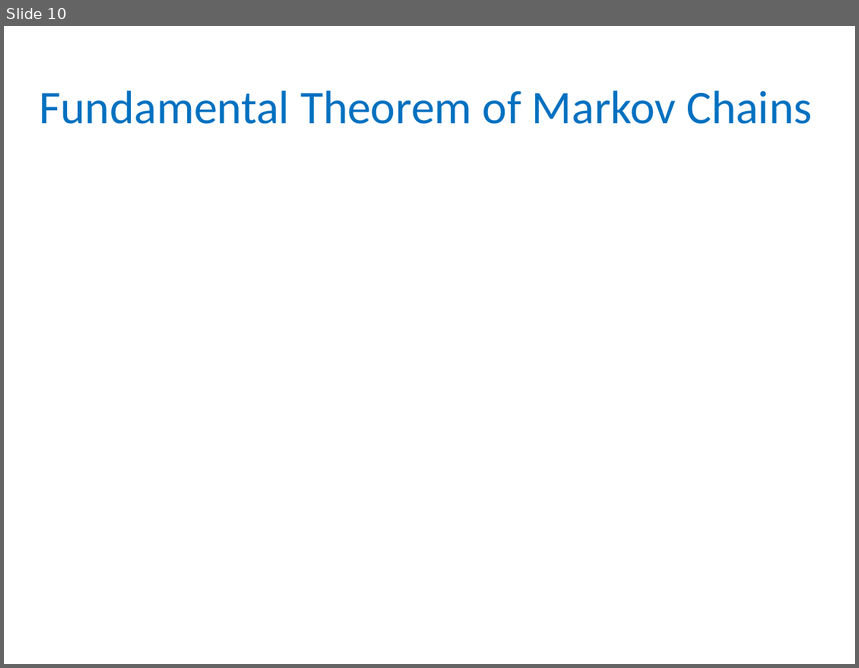
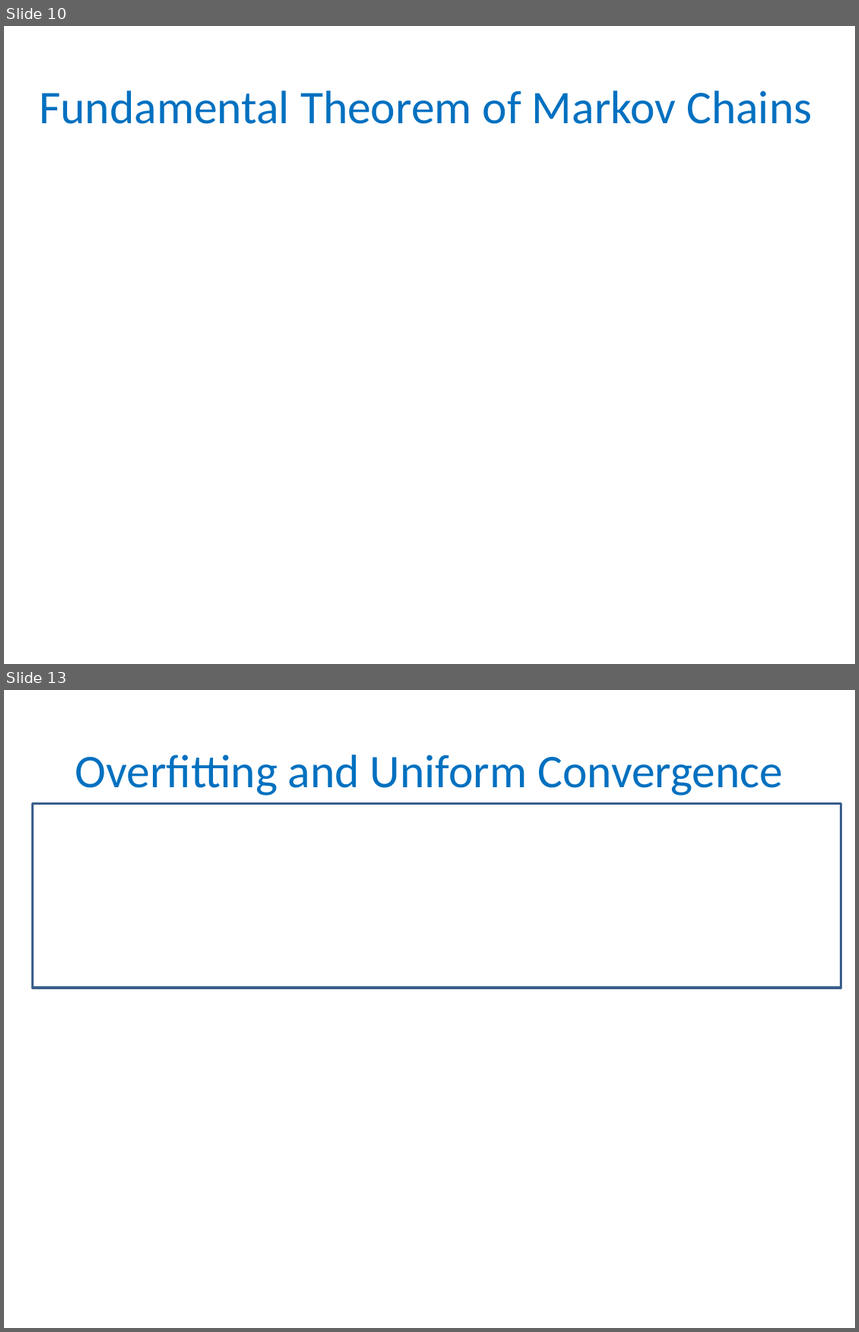
Before and after one commit to gyaroslavtsev/gyaroslavtsev.github.io, a slide deck: b609/lec06.pptx. Shown one above the other, each under a label of ours: slide 10 before the commit, slides 10 and 13 after it; the slides between them are not shown. The pictures are 859x668 and 859x1332 pixels, drawn with LibreOffice and Linux fonts; fonts in the diff are those of the drawing; grey boxes stand for pictures. Boxes give left, top, right and bottom in pixels: in the first picture for what was removed or moved away, otherwise in the second. Text is boxed around its words. In the diff, an @@ line names an element or a change of style, - is before the commit and + after.

```diff
--- a/b609/lec06.pptx
+++ b/b609/lec06.pptx
@@ slide 13 added at [4,690,855,1328], background #FFFFFF @@
@@ title added at [75,755,783,796], 39.6 pt, text #0070C0 @@
+Overfitting and Uniform Convergence
@@ rectangle added at [32,803,841,988], outline #3A5F8C 2 pt @@
```
Also in this commit, not shown: 1 slide changed, 8 other slides added, 4 other files.
